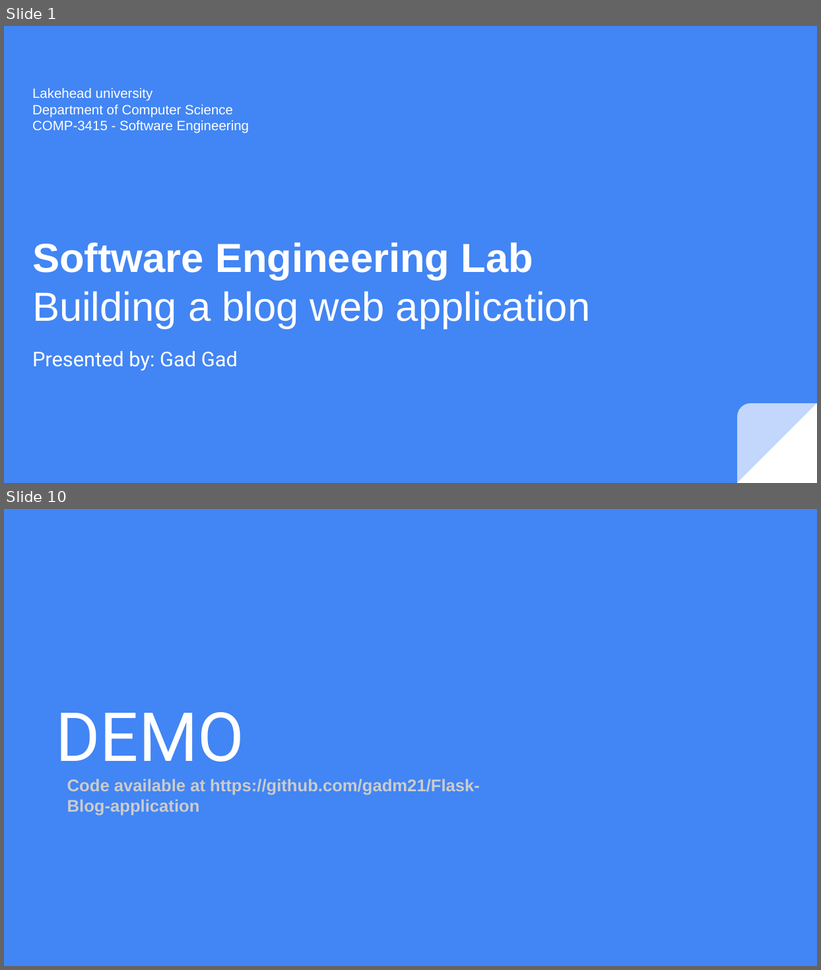
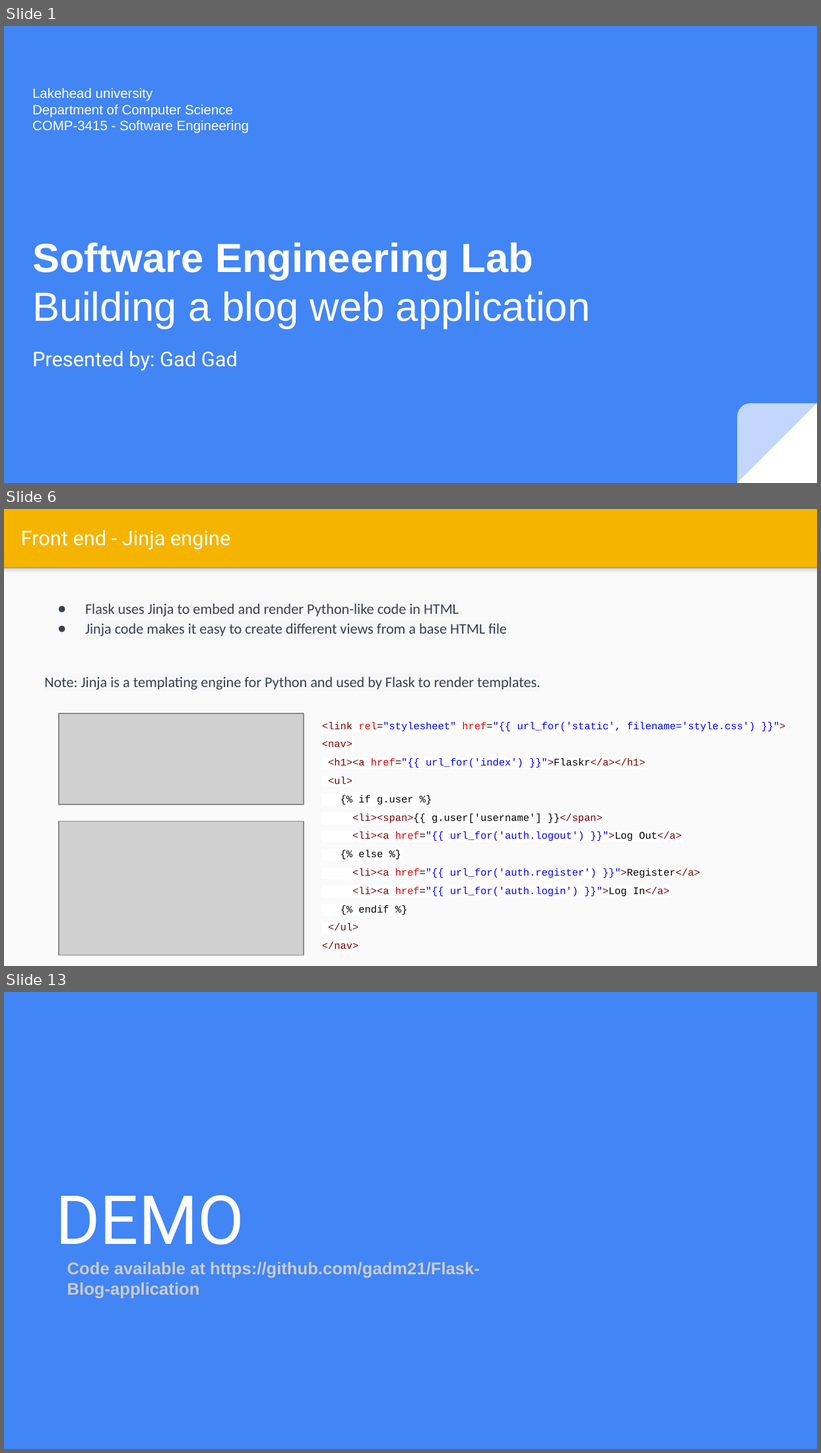
Before and after one commit to gadm21/Flask-Blog-application, a slide deck: Lab Flask blog web application.pptx. Shown one above the other, each under a label of ours: slides 1 and 10 before the commit, slides 1, 6 and 13 after it; the slides between them are not shown. The pictures are 821x970 and 821x1453 pixels, drawn with LibreOffice and Linux fonts; fonts in the diff are those of the drawing; grey boxes stand for pictures. Boxes give left, top, right and bottom in pixels: in the first picture for what was removed or moved away, otherwise in the second. Text is boxed around its words. In the diff, an @@ line names an element or a change of style, - is before the commit and + after.

```diff
--- a/Lab Flask blog web application.pptx
+++ b/Lab Flask blog web application.pptx
@@ slide 6 added at [4,509,817,966], background #F4B400 @@
@@ title added at [21,530,230,550], 18 pt, text #FFFFFF @@
+Front end - Jinja engine
@@ rectangle added at [4,568,817,966], fill #FAFAFA @@
@@ rectangle added at [4,568,817,577], fill gradient #F9F9F9 to #DEDEDE to #999999 @@
@@ text added at [44,603,541,690], 13 pt, text #374151 @@
+● Flask uses Jinja to embed and render Python-like code in HTML
+● Jinja code makes it easy to create different views from a base HTML file
+Note: Jinja is a templating engine for Python and used by Flask to render templates.
@@ picture added at [59,714,303,805] @@
@@ text added at [322,722,755,949], 9 pt, text #0000FF @@
+<link rel="stylesheet" href="{{ url_for('static', filename='style.css') }}">
+<nav>
+<h1><a href="{{ url_for('index') }}">Flaskr</a></h1>
+<ul>
+{% if g.user %}
+<li><span>{{ g.user['username'] }}</span>
+<li><a href="{{ url_for('auth.logout') }}">Log Out</a>
+{% else %}
+<li><a href="{{ url_for('auth.register') }}">Register</a>
+<li><a href="{{ url_for('auth.login') }}">Log In</a>
+{% endif %}
+</ul>
+</nav>
@@ picture added at [59,821,303,955] @@
@@ what was slide 10 is now slide 13 @@
```
Also in this commit, not shown: 7 slides changed, 3 other slides added, 1 slide removed.
